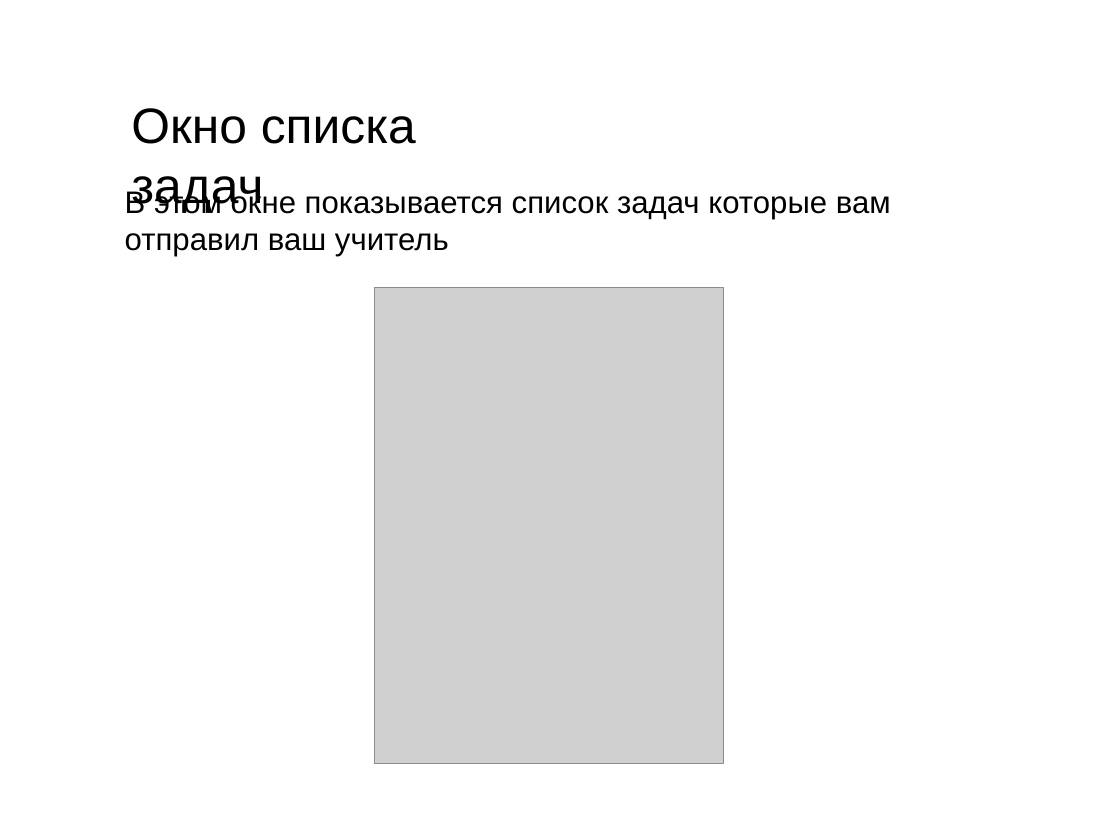
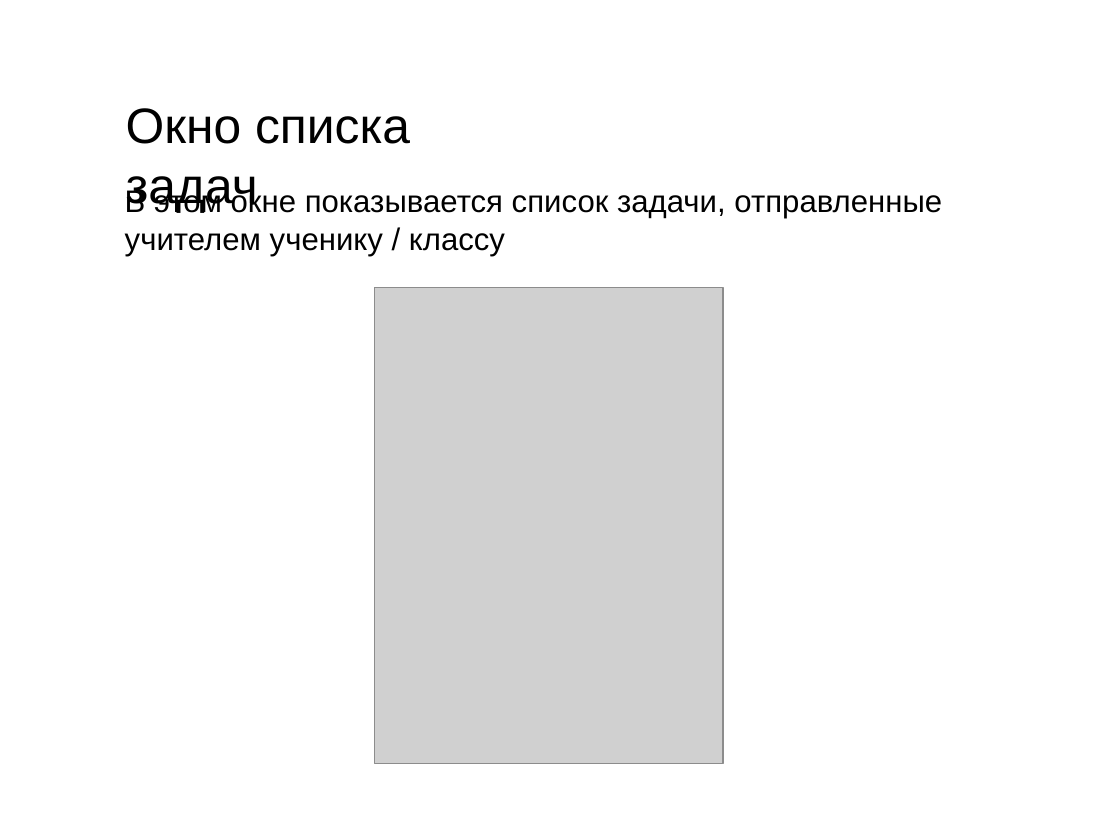
Before and after one commit to OCCCAS/Yandex, a slide deck: slide 6 of resources/PortSave.pptx. Drawn at 1120x840 pixels with LibreOffice and Linux fonts; fonts in the diff are those of the drawing; grey boxes stand for pictures; background and template pictures are left out. Boxes give left, top, right and bottom in pixels: in the first picture for what was removed or moved away, otherwise in the second. Text is boxed around its words. In the diff, an @@ line names an element or a change of style, - is before the commit and + after.

```diff
--- a/resources/PortSave.pptx
+++ b/resources/PortSave.pptx
@@ text "Окно списка задач": place and size @@
-text "Окно списка задач" at bbox=[131, 108, 416, 213]
+text "Окно списка задач" at bbox=[126, 108, 410, 213]
@@ text at bbox=[125, 188, 942, 256]: text changed @@
-В этом окне показывается список задач которые вам отправил ваш учитель
+В этом окне показывается список задачи, отправленные учителем ученику / классу
```
Also in this commit, not shown: 4 other slides changed, 8 other files.
